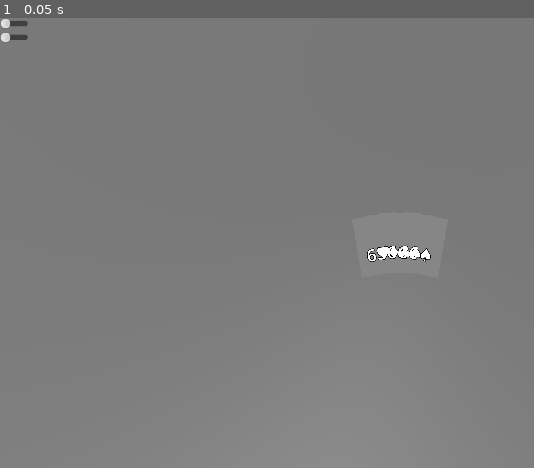
Above: before the commit, frame 1.
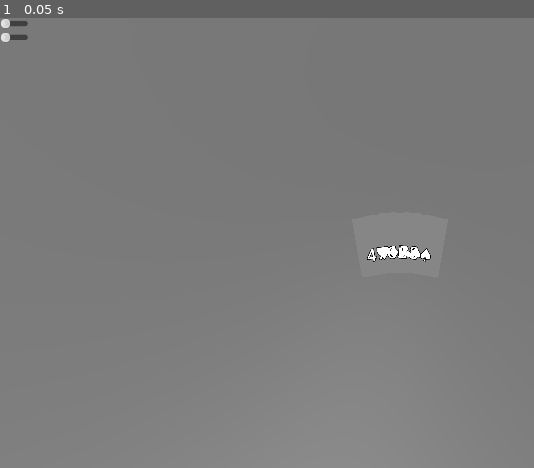
Above: after the commit, the same moment.

Repository: eerieA/game-qs-grill
Game: Godot game, scene res://scenes/main.tscn
The game is run twice, just before and just after one commit, with the same random seed, the same clock (stepped at 60 frames per second) and the same inputs.
Inputs:
- Up to frame 1 (0.05 s): no input

The runs differ from the first frame. In frame 1, less than 0.1% of the frame differs, in the area x 68-79%, y 50-55%.

Commit message:
some more test rules

Diff:
--- /dev/null
+++ b/rules/straight.json
@@ -0,0 +1,17 @@
+{
+  "id": "straight",
+  "name": "Straight",
+  "description": "Have five cards of consequtive ranks",
+  "enabled": true,
+  "priority": 15,
+  "exclusive": true,
+  "base_score": 15,
+  "multiplier": 2,
+  "condition": {
+    "type": "sequence",
+    "length": 5
+  },
+  "tags": [
+    "basic"
+  ]
+}
--- a/scripts/data/deck.gd
+++ b/scripts/data/deck.gd
@@ -89,3 +89,17 @@
 		drawn.append(c)
 
 	return drawn
+
+
+func draw_test_straight() -> Array[CardData]:
+	var drawn: Array[CardData] = []
+	var suits := ["♥", "♦", "♣", "♠", "♠"]
+	var ranks := [4, 7, 6, 5, 8]
+
+	for i in range(5):
+		var c := CardData.new()
+		c.suit = suits[i]
+		c.rank = ranks[i]
+		drawn.append(c)
+
+	return drawn
--- a/scripts/main.gd
+++ b/scripts/main.gd
@@ -20,7 +20,9 @@
 	# current_hand = deck.draw_test_flush()	# draw a fixed test flush hand
 	# current_hand = deck.draw_test_pair()	# draw a fixed test single pair hand
 	# current_hand = deck.draw_test_three()	# draw a fixed test three-of-a-kind hand
-	current_hand = deck.draw_test_four()	# draw a fixed test four-of-a-kind hand
+	# current_hand = deck.draw_test_four()	# draw a fixed test four-of-a-kind hand
+	current_hand = deck.draw_test_straight()	# draw a fixed test straight hand
+
 	var context = HandContext.new(current_hand)
 	print("--- Your hand ---")
 	for c in current_hand:
